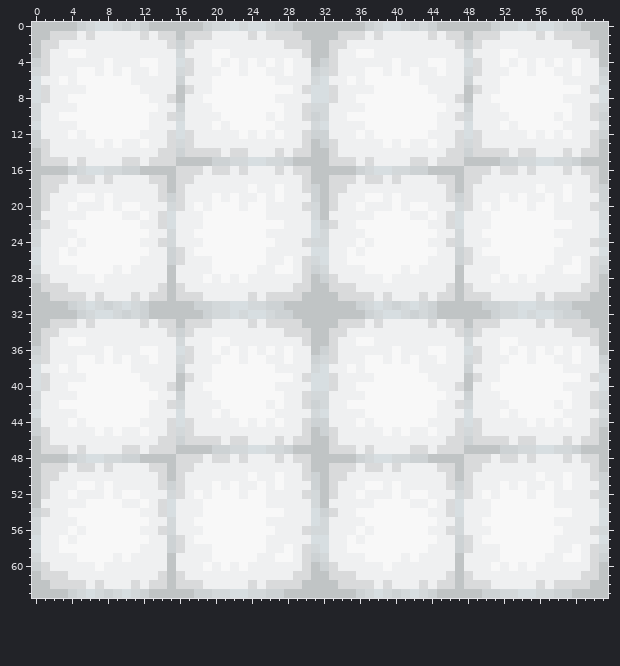
Pixel-art file: Assets/Sprites/Present/Lab_Present_Ramps.aseprite. Above, as it was before the edit.
64x64 pixels, 1 frame.
After the commit:
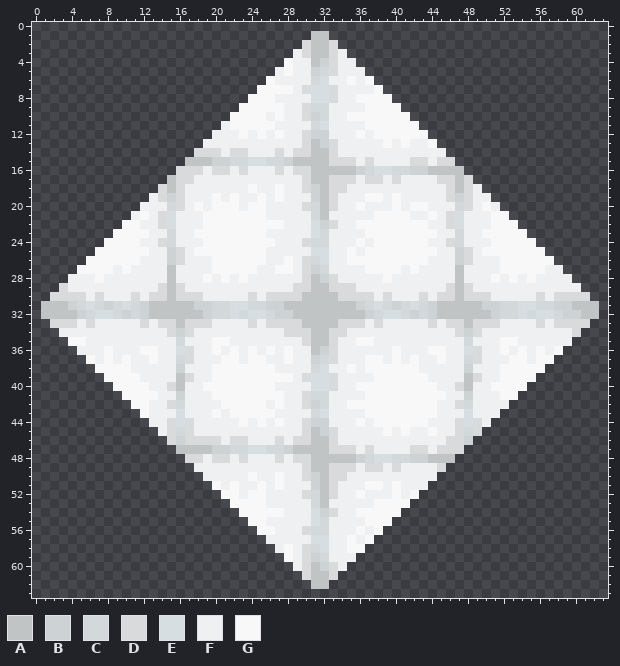
Palette (. is transparent): A #c0c4c5  B #cdd2d4  C #d3d8da  D #d9dadb  E #d7dee1  F #eff0f1  G #f8f8f8
Changes in this commit:
Changed rows in their new state; - is an unchanged pixel.
Layer "Layer 1":
first column x 0:
 0 ................................................................
 1 ...............................--...............................
 2 ..............................----..............................
 3 .............................------.............................
 4 ............................--------............................
 5 ...........................----------...........................
 6 ..........................------------..........................
 7 .........................--------------.........................
 8 ........................----------------........................
 9 .......................------------------.......................
10 ......................--------------------......................
11 .....................----------------------.....................
12 ....................------------------------....................
13 ...................--------------------------...................
14 ..................----------------------------..................
15 .................------------------------------.................
16 ................--------------------------------................
17 ...............----------------------------------...............
18 ..............------------------------------------..............
19 .............--------------------------------------.............
20 ............----------------------------------------............
21 ...........------------------------------------------...........
22 ..........--------------------------------------------..........
23 .........----------------------------------------------.........
24 ........------------------------------------------------........
25 .......--------------------------------------------------.......
26 ......----------------------------------------------------......
27 .....------------------------------------------------------.....
28 ....--------------------------------------------------------....
29 ...----------------------------------------------------------...
30 ..------------------------------------------------------------..
31 .--------------------------------------------------------------.
32 .--------------------------------------------------------------.
33 ..------------------------------------------------------------..
34 ...----------------------------------------------------------...
35 ....--------------------------------------------------------....
36 .....------------------------------------------------------.....
37 ......----------------------------------------------------......
38 .......--------------------------------------------------.......
39 ........------------------------------------------------........
40 .........----------------------------------------------.........
41 ..........--------------------------------------------..........
42 ...........------------------------------------------...........
43 ............----------------------------------------............
44 .............--------------------------------------.............
45 ..............------------------------------------..............
46 ...............----------------------------------...............
47 ................--------------------------------................
48 .................------------------------------.................
49 ..................----------------------------..................
50 ...................--------------------------...................
51 ....................------------------------....................
52 .....................----------------------.....................
53 ......................--------------------......................
54 .......................------------------.......................
55 ........................----------------........................
56 .........................--------------.........................
57 ..........................------------..........................
58 ...........................----------...........................
59 ............................--------............................
60 .............................------.............................
61 ..............................----..............................
62 ...............................--...............................
63 ................................................................
Boxes around the changes in both pictures, in picture pixels (x1, y1, x2, y2):
erased: (32, 22, 608, 598)
